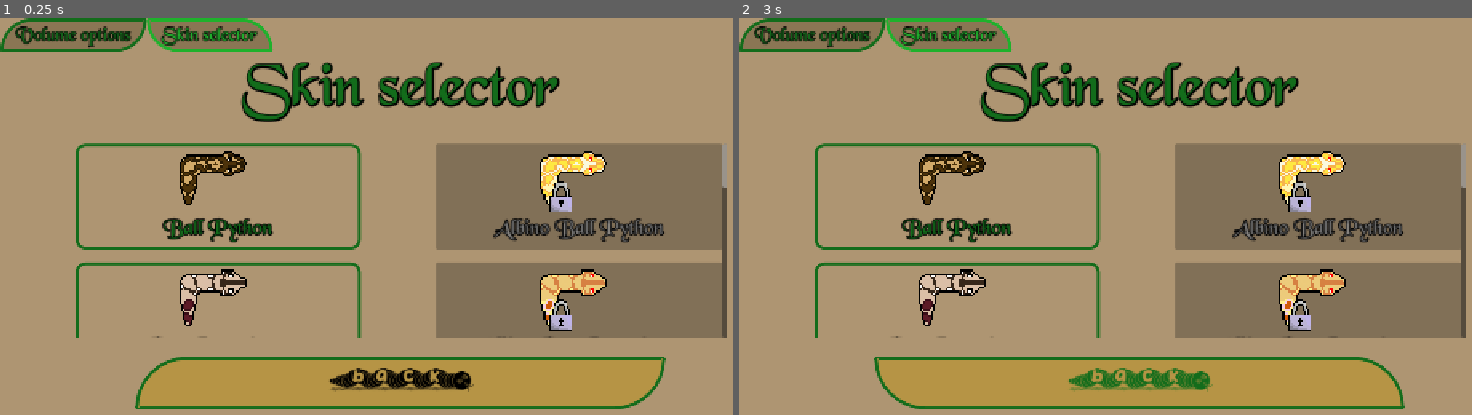
Above: before the commit, frames 1-2 (left to right).
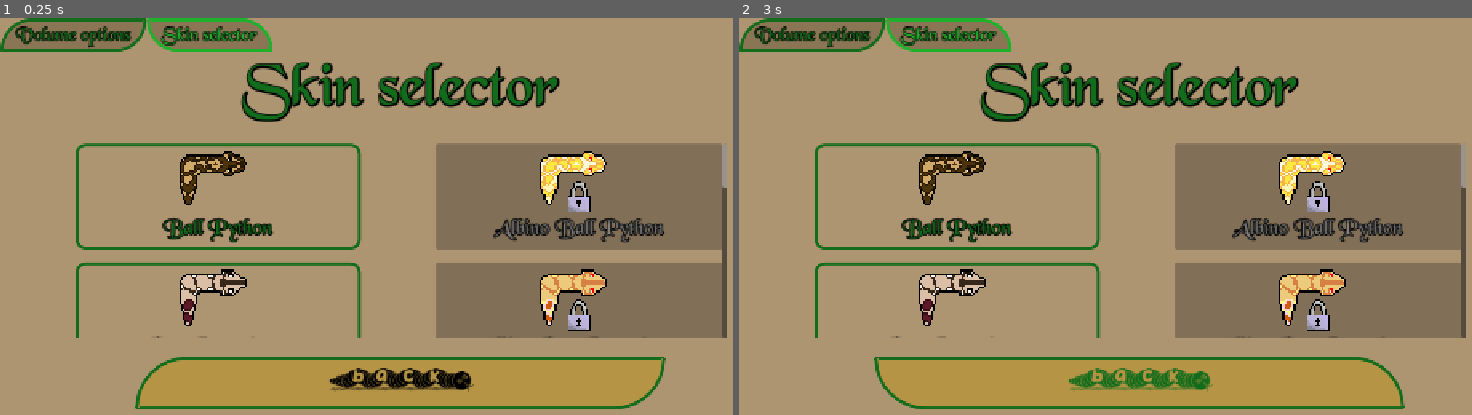
Above: after the commit, the same moments.

Repository: B-nce/Snake
Game: Godot game, scene res://scenes/options_scene/options.tscn
The game is run twice, just before and just after one commit, with the same random seed, the same clock (stepped at 60 frames per second) and the same inputs. This scene is started directly instead of the project's main scene.
Inputs:
- Up to frame 1 (0.25 s): no input
- Up to frame 2 (3 s): click "Ball Python" at 0.5 s; click "Boa Constrictor" at 1.25 s; click "Burmese Python" at 2 s; click "(back)" at 2.75 s

The runs differ from the first frame. In frame 1, 0.7% of the frame differs, in the area x 74-81%, y 41-79%; in frame 2, 0.7%.
Error before the commit: Invalid type in function 'change_scene_to_file' in base 'SceneTree'. Cannot convert argument 1 from Nil to String. (res://scenes/options_scene/options.gd:105)
Error after the commit: Invalid type in function 'change_scene_to_file' in base 'SceneTree'. Cannot convert argument 1 from Nil to String. (res://scenes/options_scene/options.gd:89)

Commit message:
lock fix

Diff:
--- a/snake/scenes/level_select/level_select.gd
+++ b/snake/scenes/level_select/level_select.gd
@@ -6,15 +6,11 @@
 		%Level2Lock.visible = false
 	else:
 		%Level2Button.disabled = true
-		%Level2Lock.offset.x += 196
-		%Level2Lock.offset.y += %Level2Button.size.y/4
 	if Global.get_high_score(Constants.DATA_LVL_2) >= Constants.LVL_3_PREREQUISITE:
 		%Level3Button.disabled = false
 		%Level3Lock.visible = false
 	else:
 		%Level3Button.disabled = true
-		%Level3Lock.offset.x += 196
-		%Level3Lock.offset.y += %Level3Button.size.y/4
 
 
 func _on_back_button_pressed() -> void:
--- a/snake/scenes/level_select/level_select.tscn
+++ b/snake/scenes/level_select/level_select.tscn
@@ -126,11 +126,24 @@
 theme_override_styles/normal = SubResource("StyleBoxFlat_3c84o")
 text = "(Level two)"
 
-[node name="Level2Lock" type="Sprite2D" parent="VBoxContainer/VBoxContainer/MarginContainer/Level2Button"]
+[node name="Level2Lock" type="TextureRect" parent="VBoxContainer/VBoxContainer/MarginContainer/Level2Button"]
 unique_name_in_owner = true
 texture_filter = 1
-scale = Vector2(2, 2)
+layout_mode = 1
+anchors_preset = -1
+anchor_left = 0.502558
+anchor_top = 0.454545
+anchor_right = 0.497442
+anchor_bottom = 0.606061
+offset_left = -20.0
+offset_top = -20.0
+offset_right = 20.0
+offset_bottom = 20.0
+grow_horizontal = 2
+grow_vertical = 2
 texture = ExtResource("4_3c84o")
+expand_mode = 4
+metadata/_edit_use_anchors_ = true
 
 [node name="MarginContainer2" type="MarginContainer" parent="VBoxContainer/VBoxContainer"]
 layout_mode = 2
@@ -151,10 +164,21 @@
 theme_override_styles/normal = SubResource("StyleBoxFlat_3c84o")
 text = "(Level three)"
 
-[node name="Level3Lock" type="Sprite2D" parent="VBoxContainer/VBoxContainer/MarginContainer2/Level3Button"]
+[node name="Level3Lock" type="TextureRect" parent="VBoxContainer/VBoxContainer/MarginContainer2/Level3Button"]
 unique_name_in_owner = true
 texture_filter = 1
-scale = Vector2(2, 2)
+layout_mode = 1
+anchors_preset = 8
+anchor_left = 0.5
+anchor_top = 0.5
+anchor_right = 0.5
+anchor_bottom = 0.5
+offset_left = -18.0
+offset_top = -25.0
+offset_right = 18.0
+offset_bottom = 25.0
+grow_horizontal = 2
+grow_vertical = 2
 texture = ExtResource("4_3c84o")
 
 [node name="MarginContainer2" type="MarginContainer" parent="VBoxContainer"]
--- a/snake/scenes/options_scene/options.gd
+++ b/snake/scenes/options_scene/options.gd
@@ -12,8 +12,6 @@
 	else:
 		%AlbinoBallPythonPanel.set_button_disability(true)
 		%AlbinoBallPythonLock.visible = true
-		%AlbinoBallPythonLock.offset.x += %AlbinoBallPythonPanel.size.x/2
-		%AlbinoBallPythonLock.offset.y += %AlbinoBallPythonPanel.size.y/4
 
 	if Global.get_high_score(Constants.DATA_LVL_1) >= Constants.ALBINO_BOA_PREREQUISITE:
 		%AlbinoBoaPanel.set_button_disability(false)
@@ -21,8 +19,6 @@
 	else:
 		%AlbinoBoaPanel.set_button_disability(true)
 		%AlbinoBoaLock.visible = true
-		%AlbinoBoaLock.offset.x += %AlbinoBoaPanel.size.x/2
-		%AlbinoBoaLock.offset.y += %AlbinoBoaPanel.size.y/4
 
 	if Global.get_high_score(Constants.DATA_LVL_2) >= Constants.ALBINO_BURMESE_PYTHON_PREREQUISITE:
 		%AlbinoBurmesePythonPanel.set_button_disability(false)
@@ -30,8 +26,6 @@
 	else:
 		%AlbinoBurmesePythonPanel.set_button_disability(true)
 		%AlbinoBurmesePythonLock.visible = true
-		%AlbinoBurmesePythonLock.offset.x += %AlbinoBurmesePythonPanel.size.x/2
-		%AlbinoBurmesePythonLock.offset.y += %AlbinoBurmesePythonPanel.size.y/4
 
 	if Global.get_high_score(Constants.DATA_LVL_2) >= Constants.ALBINO_CORN_SNAKE_PREREQUISITE:
 		%AlbinoCornSnakePanel.set_button_disability(false)
@@ -39,8 +33,6 @@
 	else:
 		%AlbinoCornSnakePanel.set_button_disability(true)
 		%AlbinoCornSnakeLock.visible = true
-		%AlbinoCornSnakeLock.offset.x += %AlbinoCornSnakePanel.size.x/2
-		%AlbinoCornSnakeLock.offset.y += %AlbinoCornSnakePanel.size.y/4
 
 	if Global.get_high_score(Constants.DATA_LVL_3) >= Constants.ALBINO_ANACONDA_PREREQUISITE:
 		%AlbinoAnacondaPanel.set_button_disability(false)
@@ -48,8 +40,6 @@
 	else:
 		%AlbinoAnacondaPanel.set_button_disability(true)
 		%AlbinoAnacondaLock.visible = true
-		%AlbinoAnacondaLock.offset.x += %AlbinoAnacondaPanel.size.x/2
-		%AlbinoAnacondaLock.offset.y += %AlbinoAnacondaPanel.size.y/4
 
 	if Global.get_high_score(Constants.DATA_LVL_3) >= Constants.ALBINO_CORN_SNAKE_PREREQUISITE:
 		%AlbinoKingSnakePanel.set_button_disability(false)
@@ -57,8 +47,6 @@
 	else:
 		%AlbinoKingSnakePanel.set_button_disability(true)
 		%AlbinoKingSnakeLock.visible = true
-		%AlbinoKingSnakeLock.offset.x += %AlbinoKingSnakePanel.size.x/2
-		%AlbinoKingSnakeLock.offset.y += %AlbinoKingSnakePanel.size.y/4
 
 	if Global.get_high_score(Constants.DATA_LVL_3) >= Constants.ALBINO_RETICULATED_PYTHON_PREREQUISITE:
 		%AlbinnoReticulatedPythonPanel.set_button_disability(false)
@@ -66,8 +54,6 @@
 	else:
 		%AlbinnoReticulatedPythonPanel.set_button_disability(true)
 		%AlbinoReticulatedPythonLock.visible = true
-		%AlbinoReticulatedPythonLock.offset.x += %AlbinnoReticulatedPythonPanel.size.x/2
-		%AlbinoReticulatedPythonLock.offset.y += %AlbinnoReticulatedPythonPanel.size.y/4
 
 	if Global.get_high_score(Constants.DATA_LVL_3) >= Constants.YOUNG_TREE_BOA_PREREQUISITE:
 		%YoungTreeBoaPanel.set_button_disability(false)
@@ -75,8 +61,6 @@
 	else:
 		%YoungTreeBoaPanel.set_button_disability(true)
 		%YoungTreeBoaLock.visible = true
-		%YoungTreeBoaLock.offset.x += %YoungTreeBoaPanel.size.x/2
-		%YoungTreeBoaLock.offset.y += %YoungTreeBoaPanel.size.y/4
 
 
 func _on_h_slider_value_changed(value: float) -> void:
--- a/snake/scenes/options_scene/options.tscn
+++ b/snake/scenes/options_scene/options.tscn
@@ -365,10 +365,21 @@
 snake_skin = ExtResource("9_tj1mn")
 skin_path = "res://assets/sprites/ball_python_albino.png"
 
-[node name="AlbinoBallPythonLock" type="Sprite2D" parent="TabContainer/Skin selector/ScrollContainer/HorizontalOutsideContainer/ContainerColumn2/AlbinoBallPythonPanel"]
-unique_name_in_owner = true
-texture_filter = 1
-scale = Vector2(2, 2)
+[node name="AlbinoBallPythonLock" type="TextureRect" parent="TabContainer/Skin selector/ScrollContainer/HorizontalOutsideContainer/ContainerColumn2/AlbinoBallPythonPanel"]
+unique_name_in_owner = true
+texture_filter = 1
+layout_mode = 1
+anchors_preset = 8
+anchor_left = 0.5
+anchor_top = 0.5
+anchor_right = 0.5
+anchor_bottom = 0.5
+offset_left = -18.0
+offset_top = -25.0
+offset_right = 18.0
+offset_bottom = 25.0
+grow_horizontal = 2
+grow_vertical = 2
 texture = ExtResource("17_hg67v")
 
 [node name="AlbinoBoaPanel" parent="TabContainer/Skin selector/ScrollContainer/HorizontalOutsideContainer/ContainerColumn2" instance=ExtResource("7_gqgkr")]
@@ -378,10 +389,21 @@
 snake_skin = ExtResource("11_vavnl")
 skin_path = "res://assets/sprites/boa_constrictor_albino.png"
 
-[node name="AlbinoBoaLock" type="Sprite2D" parent="TabContainer/Skin selector/ScrollContainer/HorizontalOutsideContainer/ContainerColumn2/AlbinoBoaPanel"]
-unique_name_in_owner = true
-texture_filter = 1
-scale = Vector2(2, 2)
+[node name="AlbinoBoaLock" type="TextureRect" parent="TabContainer/Skin selector/ScrollContainer/HorizontalOutsideContainer/ContainerColumn2/AlbinoBoaPanel"]
+unique_name_in_owner = true
+texture_filter = 1
+layout_mode = 1
+anchors_preset = 8
+anchor_left = 0.5
+anchor_top = 0.5
+anchor_right = 0.5
+anchor_bottom = 0.5
+offset_left = -18.0
+offset_top = -25.0
+offset_right = 18.0
+offset_bottom = 25.0
+grow_horizontal = 2
+grow_vertical = 2
 texture = ExtResource("17_hg67v")
 
 [node name="AlbinoBurmesePythonPanel" parent="TabContainer/Skin selector/ScrollContainer/HorizontalOutsideContainer/ContainerColumn2" instance=ExtResource("7_gqgkr")]
@@ -391,10 +413,21 @@
 snake_skin = ExtResource("13_dajl3")
 skin_path = "res://assets/sprites/burmese_python_albino.png"
 
-[node name="AlbinoBurmesePythonLock" type="Sprite2D" parent="TabContainer/Skin selector/ScrollContainer/HorizontalOutsideContainer/ContainerColumn2/AlbinoBurmesePythonPanel"]
-unique_name_in_owner = true
-texture_filter = 1
-scale = Vector2(2, 2)
+[node name="AlbinoBurmesePythonLock" type="TextureRect" parent="TabContainer/Skin selector/ScrollContainer/HorizontalOutsideContainer/ContainerColumn2/AlbinoBurmesePythonPanel"]
+unique_name_in_owner = true
+texture_filter = 1
+layout_mode = 1
+anchors_preset = 8
+anchor_left = 0.5
+anchor_top = 0.5
+anchor_right = 0.5
+anchor_bottom = 0.5
+offset_left = -18.0
+offset_top = -25.0
+offset_right = 18.0
+offset_bottom = 25.0
+grow_horizontal = 2
+grow_vertical = 2
 texture = ExtResource("17_hg67v")
 
 [node name="AlbinoCornSnakePanel" parent="TabContainer/Skin selector/ScrollContainer/HorizontalOutsideContainer/ContainerColumn2" instance=ExtResource("7_gqgkr")]
@@ -404,10 +437,21 @@
 snake_skin = ExtResource("15_y8vwf")
 skin_path = "res://assets/sprites/corn_snake_albino.png"
 
-[node name="AlbinoCornSnakeLock" type="Sprite2D" parent="TabContainer/Skin selector/ScrollContainer/HorizontalOutsideContainer/ContainerColumn2/AlbinoCornSnakePanel"]
-unique_name_in_owner = true
-texture_filter = 1
-scale = Vector2(2, 2)
+[node name="AlbinoCornSnakeLock" type="TextureRect" parent="TabContainer/Skin selector/ScrollContainer/HorizontalOutsideContainer/ContainerColumn2/AlbinoCornSnakePanel"]
+unique_name_in_owner = true
+texture_filter = 1
+layout_mode = 1
+anchors_preset = 8
+anchor_left = 0.5
+anchor_top = 0.5
+anchor_right = 0.5
+anchor_bottom = 0.5
+offset_left = -18.0
+offset_top = -25.0
+offset_right = 18.0
+offset_bottom = 25.0
+grow_horizontal = 2
+grow_vertical = 2
 texture = ExtResource("17_hg67v")
 
 [node name="AlbinoAnacondaPanel" parent="TabContainer/Skin selector/ScrollContainer/HorizontalOutsideContainer/ContainerColumn2" instance=ExtResource("7_gqgkr")]
@@ -417,10 +461,21 @@
 snake_skin = ExtResource("19_hg67v")
 skin_path = "res://assets/sprites/green_anaconda_albino.png"
 
-[node name="AlbinoAnacondaLock" type="Sprite2D" parent="TabContainer/Skin selector/ScrollContainer/HorizontalOutsideContainer/ContainerColumn2/AlbinoAnacondaPanel"]
-unique_name_in_owner = true
-texture_filter = 1
-scale = Vector2(2, 2)
+[node name="AlbinoAnacondaLock" type="TextureRect" parent="TabContainer/Skin selector/ScrollContainer/HorizontalOutsideContainer/ContainerColumn2/AlbinoAnacondaPanel"]
+unique_name_in_owner = true
+texture_filter = 1
+layout_mode = 1
+anchors_preset = 8
+anchor_left = 0.5
+anchor_top = 0.5
+anchor_right = 0.5
+anchor_bottom = 0.5
+offset_left = -18.0
+offset_top = -25.0
+offset_right = 18.0
+offset_bottom = 25.0
+grow_horizontal = 2
+grow_vertical = 2
 texture = ExtResource("17_hg67v")
 
 [node name="AlbinoKingSnakePanel" parent="TabContainer/Skin selector/ScrollContainer/HorizontalOutsideContainer/ContainerColumn2" instance=ExtResource("7_gqgkr")]
@@ -430,10 +485,21 @@
 snake_skin = ExtResource("20_pc1xl")
 skin_path = "res://assets/sprites/king_snake_albino.png"
 
-[node name="AlbinoKingSnakeLock" type="Sprite2D" parent="TabContainer/Skin selector/ScrollContainer/HorizontalOutsideContainer/ContainerColumn2/AlbinoKingSnakePanel"]
-unique_name_in_owner = true
-texture_filter = 1
-scale = Vector2(2, 2)
+[node name="AlbinoKingSnakeLock" type="TextureRect" parent="TabContainer/Skin selector/ScrollContainer/HorizontalOutsideContainer/ContainerColumn2/AlbinoKingSnakePanel"]
+unique_name_in_owner = true
+texture_filter = 1
+layout_mode = 1
+anchors_preset = 8
+anchor_left = 0.5
+anchor_top = 0.5
+anchor_right = 0.5
+anchor_bottom = 0.5
+offset_left = -18.0
+offset_top = -25.0
+offset_right = 18.0
+offset_bottom = 25.0
+grow_horizontal = 2
+grow_vertical = 2
 texture = ExtResource("17_hg67v")
 
 [node name="AlbinnoReticulatedPythonPanel" parent="TabContainer/Skin selector/ScrollContainer/HorizontalOutsideContainer/ContainerColumn2" instance=ExtResource("7_gqgkr")]
@@ -443,10 +509,21 @@
 snake_skin = ExtResource("21_r6tii")
 skin_path = "res://assets/sprites/reticulated_python_albino.png"
 
-[node name="AlbinoReticulatedPythonLock" type="Sprite2D" parent="TabContainer/Skin selector/ScrollContainer/HorizontalOutsideContainer/ContainerColumn2/AlbinnoReticulatedPythonPanel"]
-unique_name_in_owner = true
-texture_filter = 1
-scale = Vector2(2, 2)
+[node name="AlbinoReticulatedPythonLock" type="TextureRect" parent="TabContainer/Skin selector/ScrollContainer/HorizontalOutsideContainer/ContainerColumn2/AlbinnoReticulatedPythonPanel"]
+unique_name_in_owner = true
+texture_filter = 1
+layout_mode = 1
+anchors_preset = 8
+anchor_left = 0.5
+anchor_top = 0.5
+anchor_right = 0.5
+anchor_bottom = 0.5
+offset_left = -18.0
+offset_top = -25.0
+offset_right = 18.0
+offset_bottom = 25.0
+grow_horizontal = 2
+grow_vertical = 2
 texture = ExtResource("17_hg67v")
 
 [node name="YoungTreeBoaPanel" parent="TabContainer/Skin selector/ScrollContainer/HorizontalOutsideContainer/ContainerColumn2" instance=ExtResource("7_gqgkr")]
@@ -456,10 +533,21 @@
 snake_skin = ExtResource("23_hg67v")
 skin_path = "res://assets/sprites/emerald_tree_boa_young.png"
 
-[node name="YoungTreeBoaLock" type="Sprite2D" parent="TabContainer/Skin selector/ScrollContainer/HorizontalOutsideContainer/ContainerColumn2/YoungTreeBoaPanel"]
-unique_name_in_owner = true
-texture_filter = 1
-scale = Vector2(2, 2)
+[node name="YoungTreeBoaLock" type="TextureRect" parent="TabContainer/Skin selector/ScrollContainer/HorizontalOutsideContainer/ContainerColumn2/YoungTreeBoaPanel"]
+unique_name_in_owner = true
+texture_filter = 1
+layout_mode = 1
+anchors_preset = 8
+anchor_left = 0.5
+anchor_top = 0.5
+anchor_right = 0.5
+anchor_bottom = 0.5
+offset_left = -18.0
+offset_top = -25.0
+offset_right = 18.0
+offset_bottom = 25.0
+grow_horizontal = 2
+grow_vertical = 2
 texture = ExtResource("17_hg67v")
 
 [node name="BackButton" type="Button" parent="TabContainer/Skin selector"]
